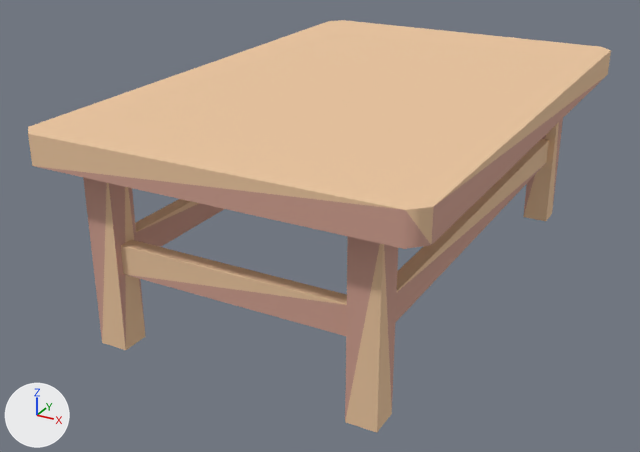
What one commit did to the glTF model example_game/world/props/stall.prop/model.glb.
One viewpoint serves both versions: a camera (50 mm lens) standing at (1.68, -3.46, 1.89) and looking at (-0.13, -0.17, 0.24). Arrows for +X, +Y and +Z are at lower left; the lights stay in place. The picture after the commit comes second. Vertices at exactly the same position are counted once.

Names of what the first picture shows: 'model'.
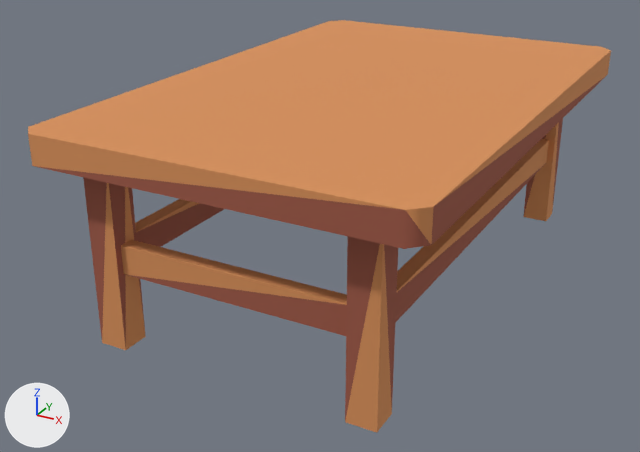
Pixel boxes (x1, y1, x2, y2) of what changed, in the pictures (640 x 452 px):
part 1 of me_model, recoloured (beige to orange): (28, 20, 611, 433) in both
part 2 of me_model, recoloured: (35, 76, 606, 420) in both

What changed in the scene script:
```text
Change me_model:
    where me_model.from_pydata(...)  # 84 vertices, 104 faces; spans x -0.81..0.81, y -1.25..1.25, z -0.02..0.89
    used by ob_model
    me_model part 1: 56 faces centred in x -0.81..0.81, y -1.25..1.25, z -0.02..0.89 are repainted in the vertex colours; the middle colour goes from beige #edc7a0 to orange #d9915a
    me_model part 2: 48 faces centred in x -0.81..0.81, y -1.25..1.25, z 0.31..0.81 are repainted in the vertex colours; the middle colour goes from beige #d0a090 to brown #a05a47
```
